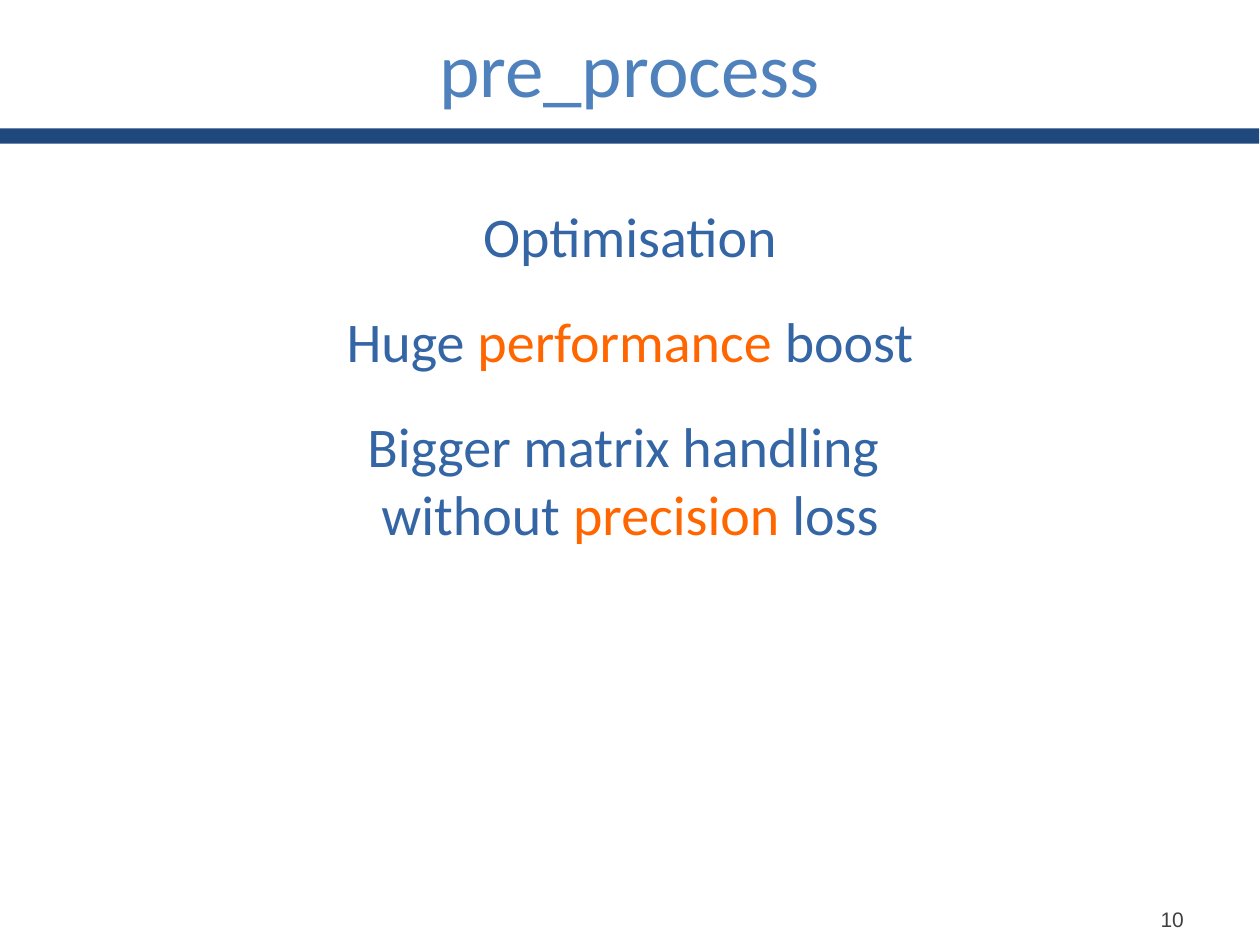
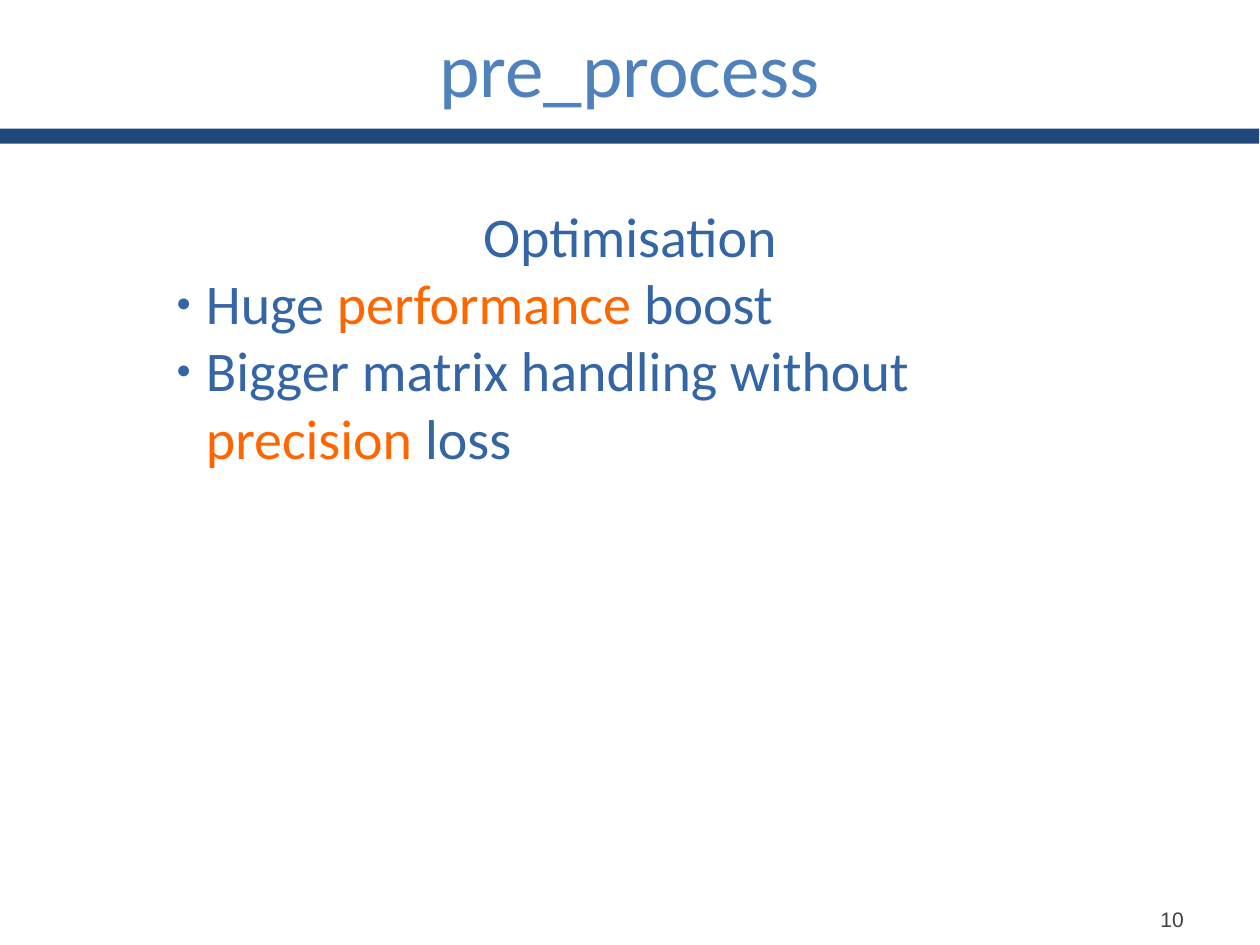
Before and after one commit to GianlucaBortoli/bachelorThesis, a slide deck: slide 11 of slides/slides.pptx. Drawn at 1260x945 pixels with LibreOffice and Linux fonts; fonts in the diff are those of the drawing. Boxes give left, top, right and bottom in pixels: in the first picture for what was removed or moved away, otherwise in the second. Text is boxed around its words. In the diff, an @@ line names an element or a change of style, - is before the commit and + after.

```diff
--- a/slides/slides.pptx
+++ b/slides/slides.pptx
@@ text "Optimisation": place and size @@
-text "Optimisation" at <box>347,218,913,544</box>
+text "Optimisation" at <box>206,218,909,468</box>
@@ text at <box>206,285,772,334</box>: alignment centre to left; bullet none to ● @@
@@ text at <box>206,352,909,468</box>: text changed @@
-Bigger matrix handling
-without precision loss
+● Bigger matrix handling without precision loss
```
Also in this commit, not shown: 4 other slides changed.
